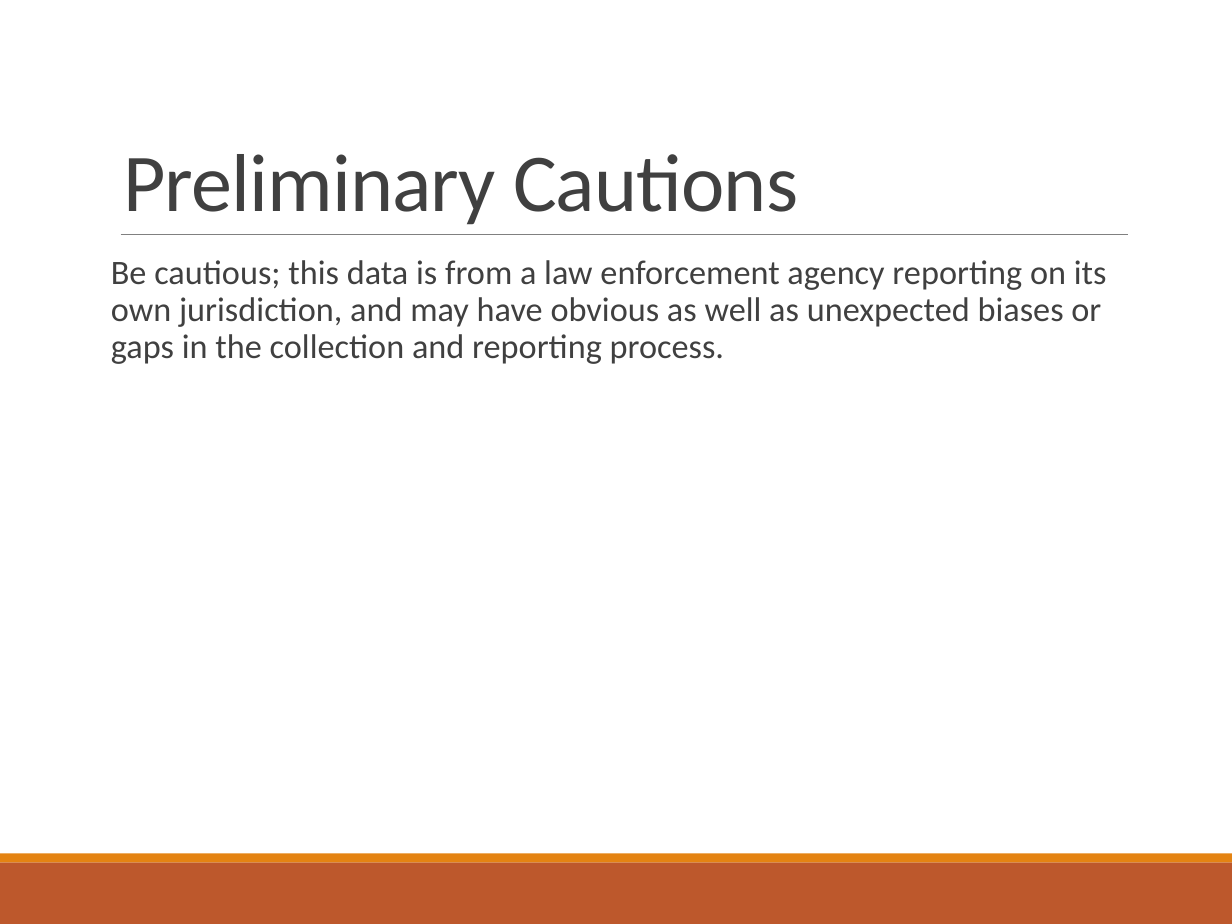
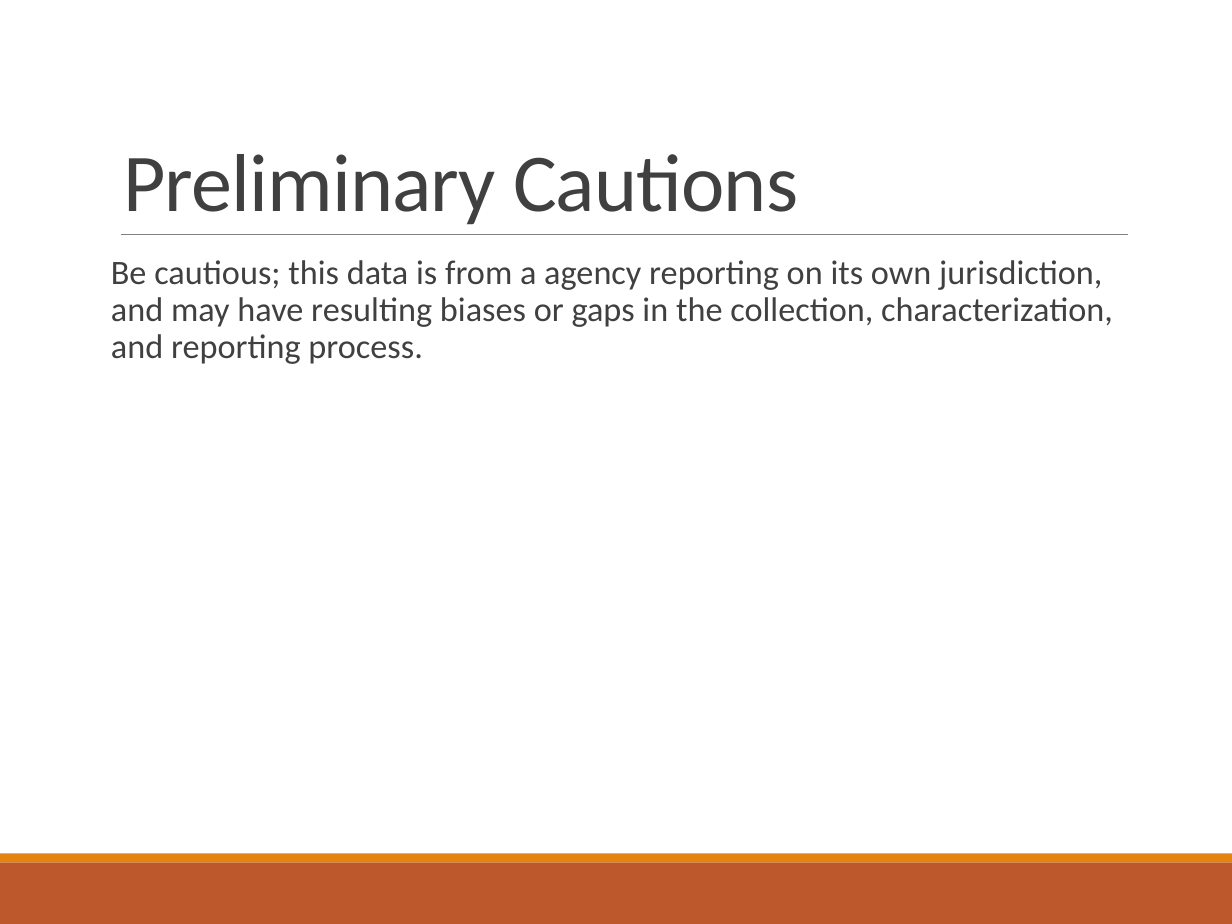
Before and after one commit to symmatree/data-science, a slide deck: slide 5 of r/NYPDShootingDataSlides.pptx. Drawn at 1232x924 pixels with LibreOffice and Linux fonts; fonts in the diff are those of the drawing. Boxes give left, top, right and bottom in pixels: in the first picture for what was removed or moved away, otherwise in the second. Text is boxed around its words. In the diff, an @@ line names an element or a change of style, - is before the commit and + after.

```diff
--- a/r/NYPDShootingDataSlides.pptx
+++ b/r/NYPDShootingDataSlides.pptx
@@ text at [111, 260, 1113, 364]: text changed @@
-Be cautious; this data is from a law enforcement agency reporting on its own jurisdiction, and may have obvious as well as unexpected biases or gaps in the collection and reporting process.
+Be cautious; this data is from a agency reporting on its own jurisdiction, and may have resulting biases or gaps in the collection, characterization, and reporting process.
```
Also in this commit, not shown: 3 other slides changed, 2 other files.
